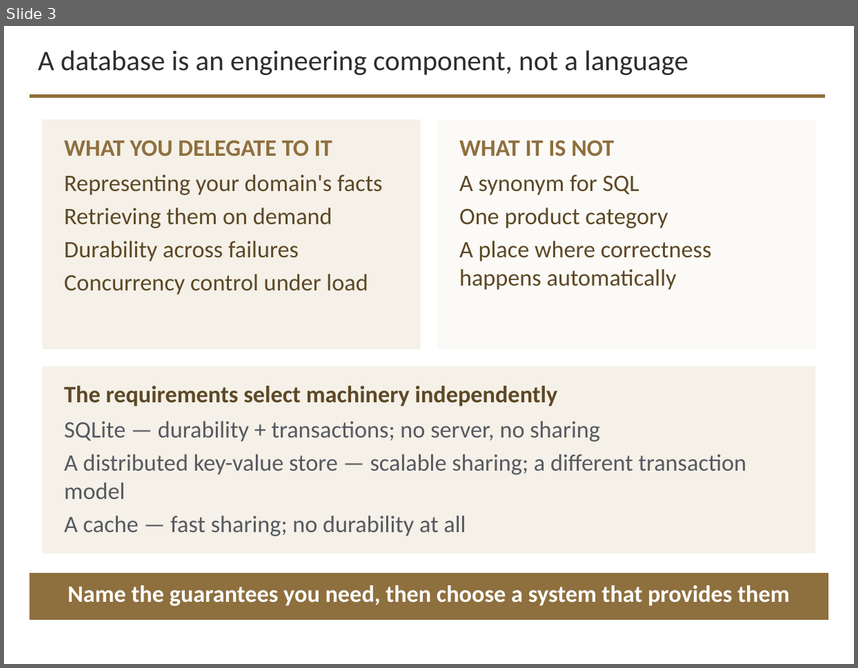
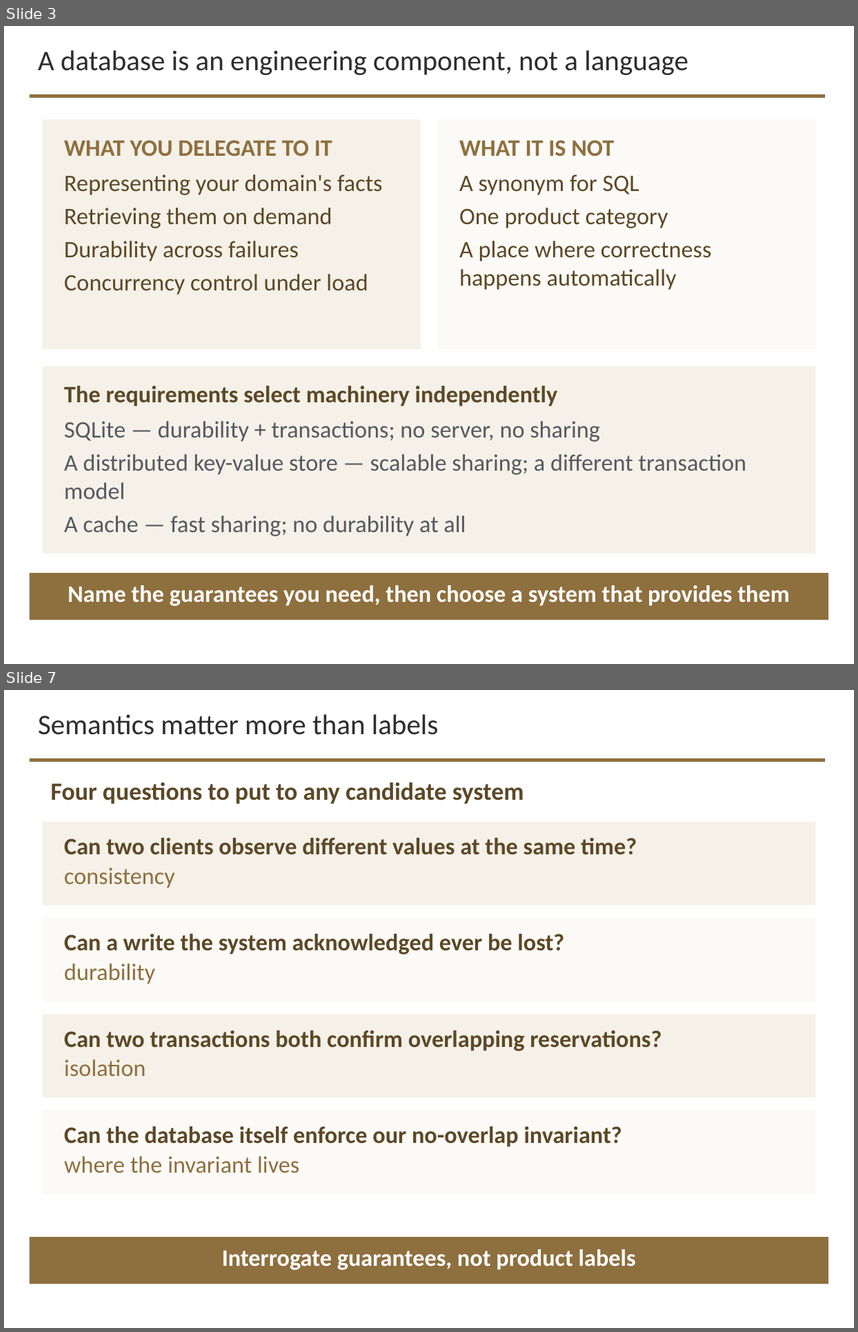
Before and after one commit to davisjam/model-based-agentic-software-engineering, a slide deck: course/lectures/act-3-software-in-the-world/02-compute-environments-and-data-management/3-2-Data-Management.pptx. Shown one above the other, each under a label of ours: slide 3 before the commit, slides 3 and 7 after it; the slides between them are not shown. The pictures are 858x668 and 858x1332 pixels, drawn with LibreOffice and Linux fonts; fonts in the diff are those of the drawing; background and template pictures are left out. Boxes give left, top, right and bottom in pixels: in the first picture for what was removed or moved away, otherwise in the second. Text is boxed around its words. In the diff, an @@ line names an element or a change of style, - is before the commit and + after.

```diff
--- a/course/lectures/act-3-software-in-the-world/02-compute-environments-and-data-management/3-2-Data-Management.pptx
+++ b/course/lectures/act-3-software-in-the-world/02-compute-environments-and-data-management/3-2-Data-Management.pptx
@@ slide 7 added at box(4, 690, 854, 1328), background #FFFFFF; not listed: 1 template element that a slide beside it also shows @@
@@ text added at box(38, 714, 439, 735), 24 pt, text #2D2D2D @@
+Semantics matter more than labels
@@ text added at box(51, 782, 524, 804), 21 pt, text #5C4826, bold @@
+Four questions to put to any candidate system
@@ rectangle added at box(42, 822, 816, 905), fill #F5F1E8 @@
@@ text added at box(64, 838, 637, 888), 20 pt, text #5C4826, bold @@
+Can two clients observe different values at the same time?
+consistency
@@ rectangle added at box(42, 918, 816, 1001), fill #FCFAF6 @@
@@ text added at box(64, 934, 564, 984), 20 pt, text #5C4826, bold @@
+Can a write the system acknowledged ever be lost?
+durability
@@ rectangle added at box(42, 1014, 816, 1097), fill #F5F1E8 @@
@@ text added at box(64, 1030, 662, 1076), 20 pt, text #5C4826, bold @@
+Can two transactions both confirm overlapping reservations?
+isolation
@@ rectangle added at box(42, 1110, 816, 1193), fill #FCFAF6 @@
@@ text added at box(64, 1126, 622, 1173), 20 pt, text #5C4826, bold @@
+Can the database itself enforce our no-overlap invariant?
+where the invariant lives
@@ rectangle added at box(30, 1236, 829, 1283), fill #8E6F3E @@
@@ text added at box(222, 1249, 636, 1270), 20 pt, text #FFFFFF, bold @@
+Interrogate guarantees, not product labels
```
Also in this commit, not shown: 4 other slides added.
